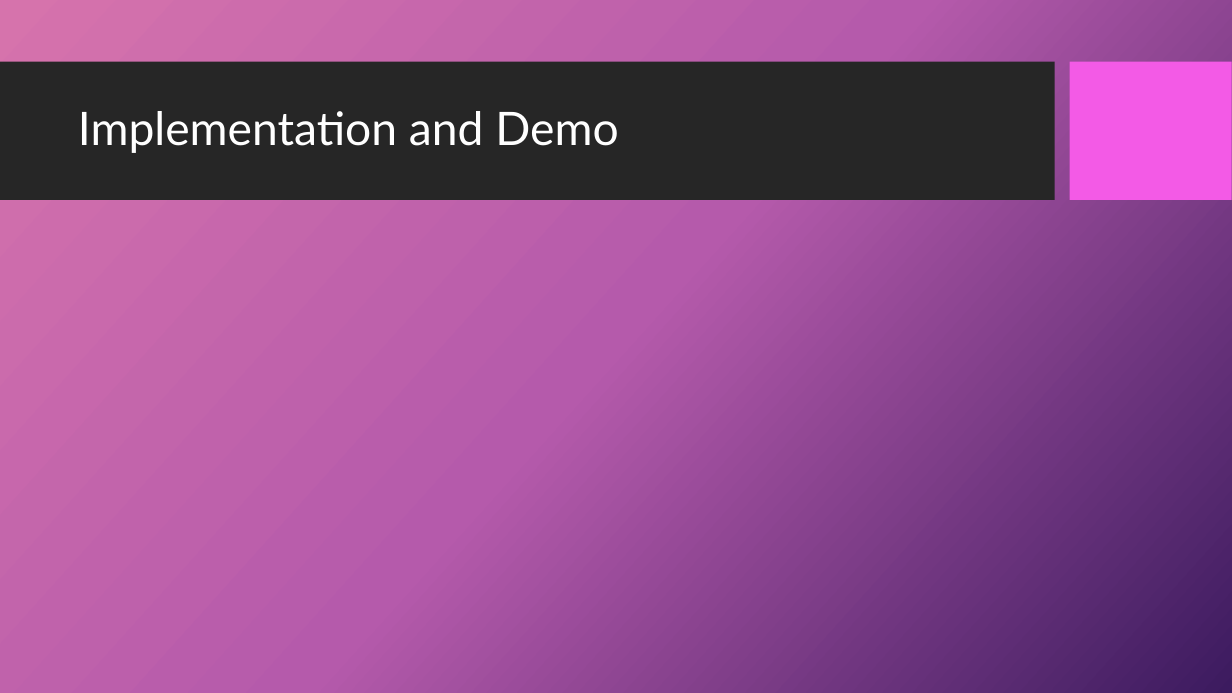
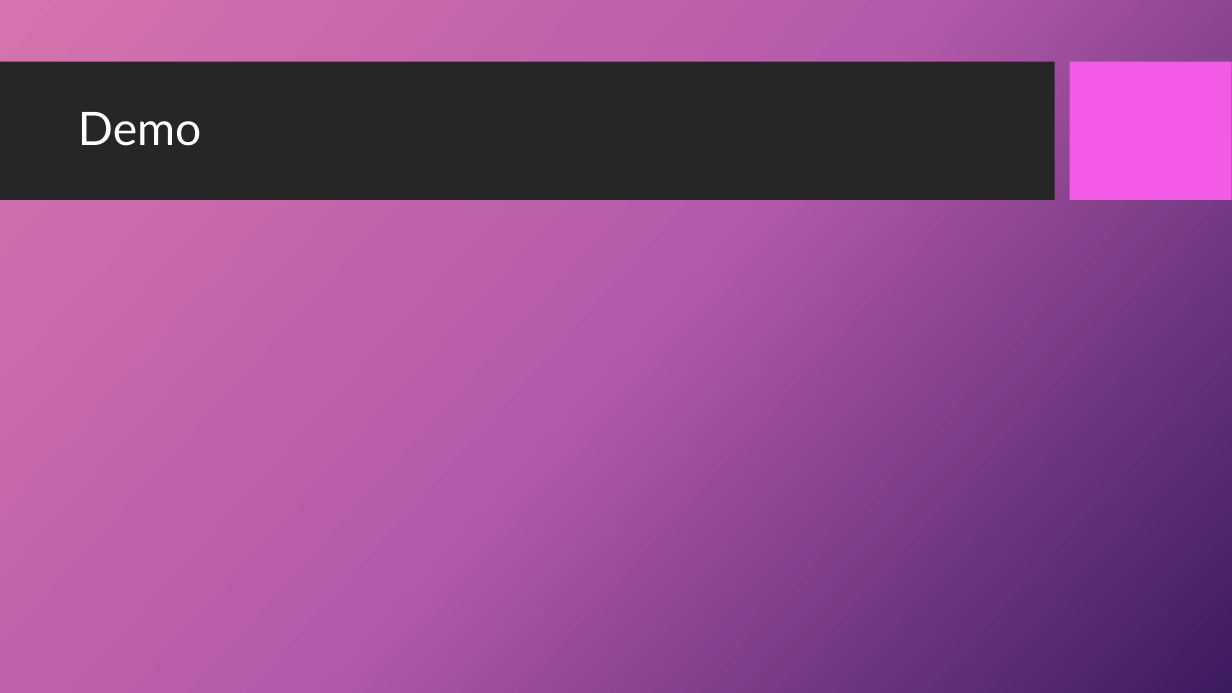
Before and after one commit to SaltyLightning/PythonFinalProject, a slide deck: slide 6 of Presentation.pptx. Drawn at 1232x693 pixels with LibreOffice and Linux fonts; fonts in the diff are those of the drawing; background and template pictures are left out. Boxes give left, top, right and bottom in pixels: in the first picture for what was removed or moved away, otherwise in the second. Text is boxed around its words. In the diff, an @@ line names an element or a change of style, - is before the commit and + after.

```diff
--- a/Presentation.pptx
+++ b/Presentation.pptx
@@ title at [78,112,201,146]: text changed @@
-Implementation and Demo
+Demo
```
Also in this commit, not shown: 3 other slides changed, 6 slides added, 7 other files.
